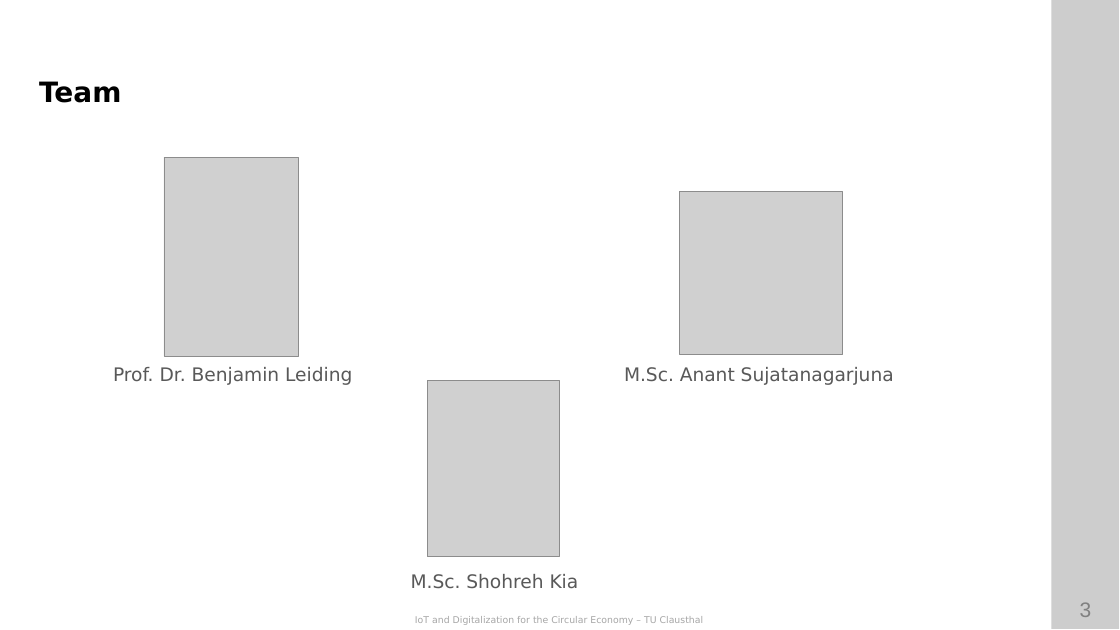
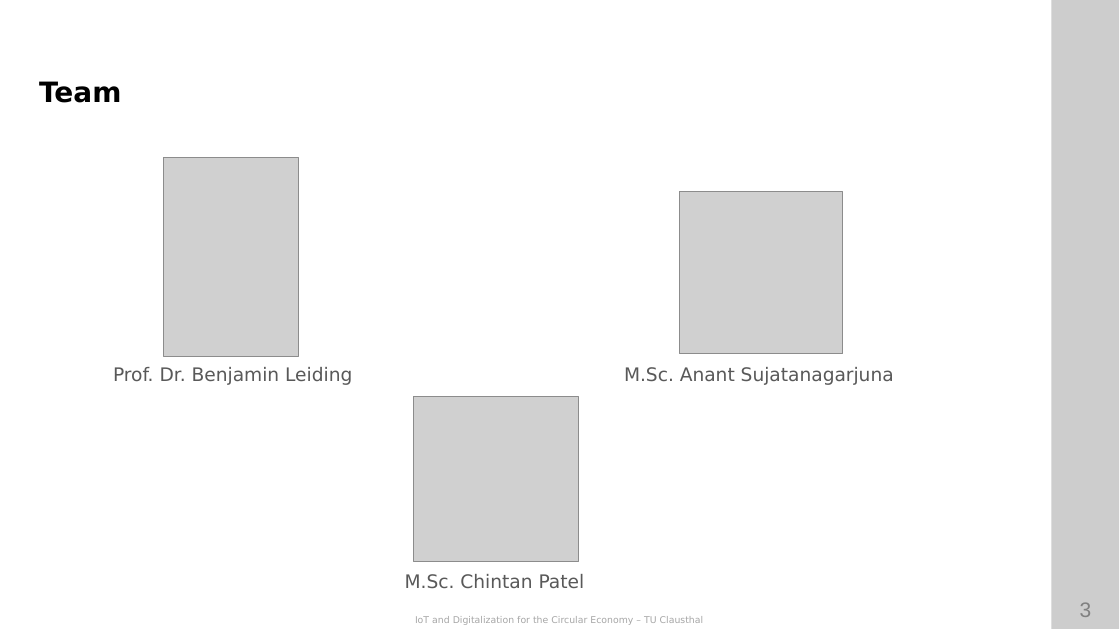
Before and after one commit to ETCE-LAB/teaching-material, a slide deck: slide 3 of IoT-and-Digitalization-for-the-Circular-Economy/IoT-CE-L00-Organization.pptx. Drawn at 1120x630 pixels with LibreOffice and Linux fonts; fonts in the diff are those of the drawing; grey boxes stand for pictures; background and template pictures are left out. Boxes give left, top, right and bottom in pixels: in the first picture for what was removed or moved away, otherwise in the second. Text is boxed around its words. In the diff, an @@ line names an element or a change of style, - is before the commit and + after.

```diff
--- a/IoT-and-Digitalization-for-the-Circular-Economy/IoT-CE-L00-Organization.pptx
+++ b/IoT-and-Digitalization-for-the-Circular-Economy/IoT-CE-L00-Organization.pptx
@@ picture resized from (x1=427, y1=381, x2=559, y2=557) to (x1=413, y1=397, x2=578, y2=561) @@
@@ text at (x1=405, y1=574, x2=585, y2=589): text changed @@
-M.Sc. Shohreh Kia
+M.Sc. Chintan Patel
```
Also in this commit, not shown: 7 other slides changed, 1 slide removed, 50 other files.
